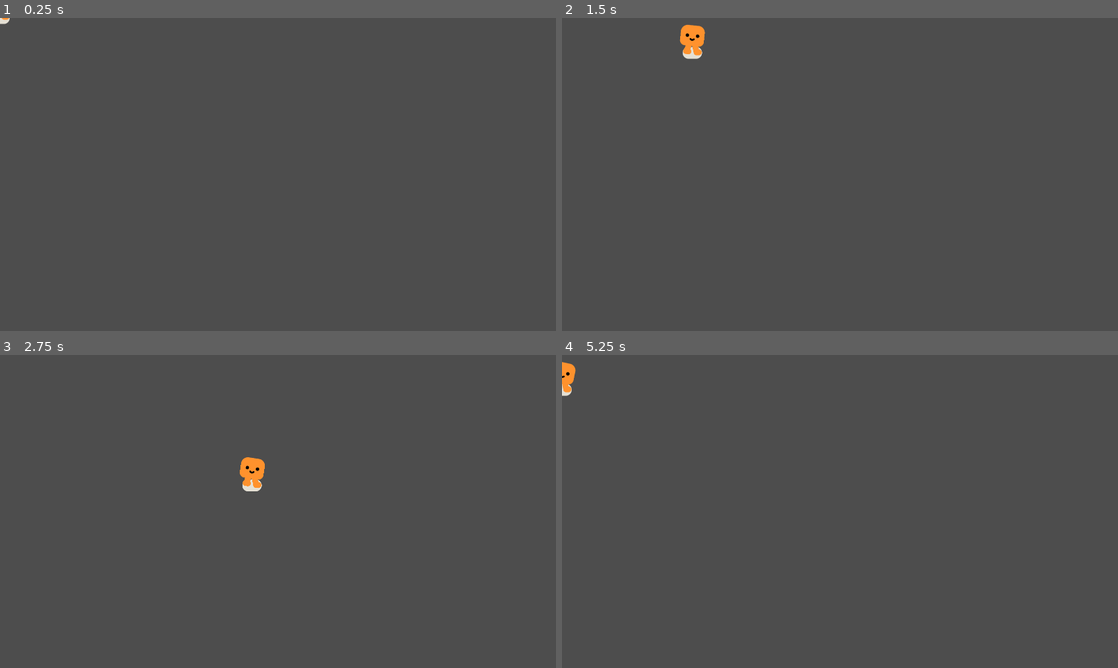
Above: before the commit, frames 1-4 (two rows, left to right).
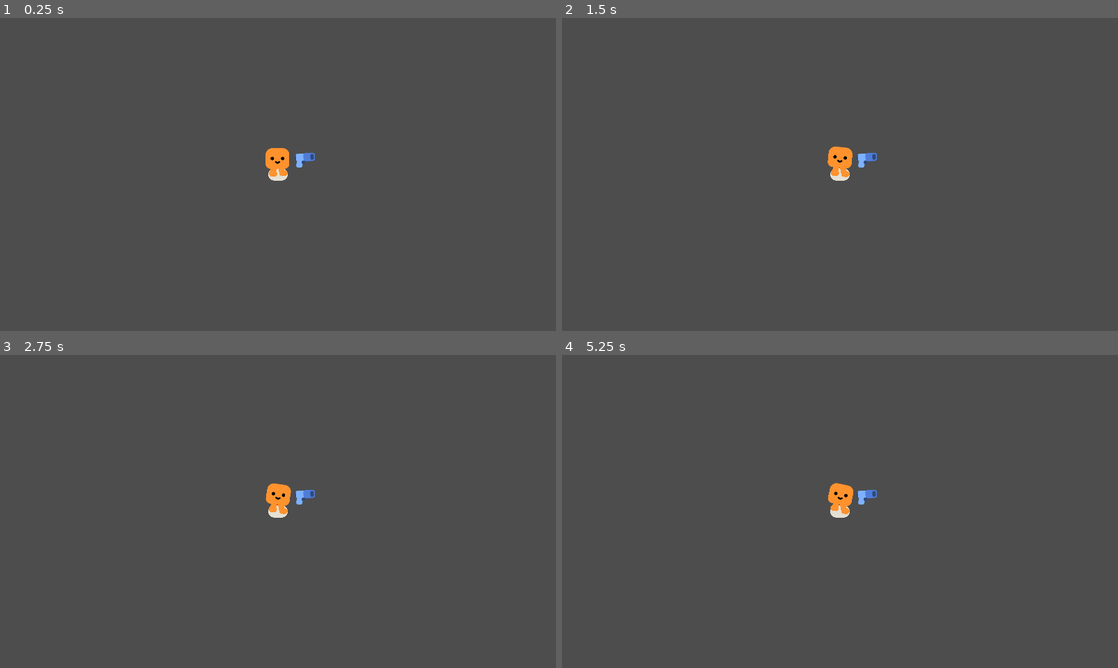
Above: after the commit, the same moments.

Repository: Snayff/godot_vampire_survivors_tutorial
Game: Godot game, scene res://player.tscn
The game is run twice, just before and just after one commit, with the same random seed, the same clock (stepped at 60 frames per second) and the same inputs. Before the commit the project has no main scene; this scene is started directly in both runs.
Inputs:
- Up to frame 1 (0.25 s): no input
- Up to frame 2 (1.5 s): tap Enter at 0.5 s; hold D (move_right) 0.53-1.28 s; hold S (move_down) from 1.28 s (still down)
- Up to frame 3 (2.75 s): release S (move_down) at 2.03 s; hold D (move_right) from 2.03 s (still down)
- Up to frame 4 (5.25 s): release D (move_right) at 2.78 s; hold W (move_up) 2.78-3.53 s; hold A (move_left) 3.53-5.03 s; hold S (move_down) from 5.03 s (still down)

The runs differ from the first frame. In frame 1, 0.5% of the frame differs, in the area x 0-57%, y 0-52%; in frame 2, 0.9%, in the area x 21-57%, y 2-52%; in frame 3, 0.9%; in frame 4, 0.7%.

Commit message:
added mob, gun, bullet
(up to 1h 30min)

Diff:
--- /dev/null
+++ b/game.tscn
@@ -0,0 +1,48 @@
+[gd_scene load_steps=4 format=3 uid="uid://d3xho3oghqoql"]
+
+[ext_resource type="PackedScene" uid="uid://jck0vju1omxg" path="res://player.tscn" id="1_implw"]
+[ext_resource type="PackedScene" uid="uid://bpg8kyo886fqy" path="res://trees/pine_tree.tscn" id="2_nklm6"]
+[ext_resource type="PackedScene" uid="uid://cml4r0b73kh8y" path="res://mob.tscn" id="3_kspym"]
+
+[node name="Game" type="Node2D"]
+y_sort_enabled = true
+
+[node name="CanvasLayer" type="CanvasLayer" parent="."]
+layer = -1
+
+[node name="ColorRect" type="ColorRect" parent="CanvasLayer"]
+offset_right = 1917.0
+offset_bottom = 1072.0
+
+[node name="Player" parent="." instance=ExtResource("1_implw")]
+position = Vector2(937, 558)
+
+[node name="PineTree" parent="." instance=ExtResource("2_nklm6")]
+position = Vector2(613, 624)
+
+[node name="PineTree2" parent="." instance=ExtResource("2_nklm6")]
+position = Vector2(988, 824)
+
+[node name="PineTree3" parent="." instance=ExtResource("2_nklm6")]
+position = Vector2(1253, 754)
+
+[node name="PineTree4" parent="." instance=ExtResource("2_nklm6")]
+position = Vector2(928, 836)
+
+[node name="PineTree5" parent="." instance=ExtResource("2_nklm6")]
+position = Vector2(996, 879)
+
+[node name="PineTree6" parent="." instance=ExtResource("2_nklm6")]
+position = Vector2(556, 574)
+
+[node name="Mob" parent="." instance=ExtResource("3_kspym")]
+position = Vector2(687, 165)
+
+[node name="Mob2" parent="." instance=ExtResource("3_kspym")]
+position = Vector2(1766, 504)
+
+[node name="Mob3" parent="." instance=ExtResource("3_kspym")]
+position = Vector2(1499, 279)
+
+[node name="Mob4" parent="." instance=ExtResource("3_kspym")]
+position = Vector2(214, 396)
--- /dev/null
+++ b/mob.gd
@@ -0,0 +1,8 @@
+extends CharacterBody2D
+
+@onready var player = get_node("/root/Game/Player")
+
+func _physics_process(delta: float) -> void:
+	var direction: Vector2 = global_position.direction_to(player.global_position)
+	velocity = direction * 300.0
+	move_and_slide()
--- /dev/null
+++ b/mob.tscn
@@ -0,0 +1,20 @@
+[gd_scene load_steps=4 format=3 uid="uid://cml4r0b73kh8y"]
+
+[ext_resource type="PackedScene" uid="uid://ogik4s70pgwl" path="res://characters/slime/slime.tscn" id="1_h5lmx"]
+[ext_resource type="Script" path="res://mob.gd" id="1_iqb53"]
+
+[sub_resource type="CircleShape2D" id="CircleShape2D_k6cyq"]
+radius = 52.0096
+
+[node name="Mob" type="CharacterBody2D"]
+collision_layer = 2
+collision_mask = 3
+platform_on_leave = 2
+platform_floor_layers = 0
+script = ExtResource("1_iqb53")
+
+[node name="Slime" parent="." instance=ExtResource("1_h5lmx")]
+
+[node name="CollisionShape2D" type="CollisionShape2D" parent="."]
+position = Vector2(0, -26)
+shape = SubResource("CircleShape2D_k6cyq")
--- /dev/null
+++ b/pistol/bullet.gd
@@ -0,0 +1,21 @@
+extends Area2D
+
+var travelled_distance: float = 0
+
+func _physics_process(delta: float) -> void:
+	const SPEED: float = 1000.0
+	const RANGE: float = 1200.0
+
+	# get current rotation and get the direction of that rotation
+	var direction: Vector2 = Vector2.RIGHT.rotated(rotation)
+	position += direction * SPEED * delta  # move forward based on rotation
+
+	travelled_distance += SPEED * delta
+	if travelled_distance > RANGE:
+		queue_free()
+
+func _on_body_entered(body: Node2D) -> void:
+	queue_free()
+
+	if body.has_method("take_damage"):
+		body.take_damage()
--- /dev/null
+++ b/pistol/bullet.tscn
@@ -0,0 +1,22 @@
+[gd_scene load_steps=4 format=3 uid="uid://ddkls6u1s3cpd"]
+
+[ext_resource type="Script" path="res://pistol/bullet.gd" id="1_06j5i"]
+[ext_resource type="Texture2D" uid="uid://dftkbqwsfd68r" path="res://pistol/projectile.png" id="1_dn3xa"]
+
+[sub_resource type="CircleShape2D" id="CircleShape2D_opj86"]
+radius = 13.0
+
+[node name="Bullet" type="Area2D"]
+collision_layer = 0
+collision_mask = 3
+script = ExtResource("1_06j5i")
+
+[node name="Projectile" type="Sprite2D" parent="."]
+position = Vector2(-12, 0)
+texture = ExtResource("1_dn3xa")
+
+[node name="CollisionShape2D" type="CollisionShape2D" parent="."]
+position = Vector2(-1, 1)
+shape = SubResource("CircleShape2D_opj86")
+
+[connection signal="body_entered" from="." to="." method="_on_body_entered"]
--- /dev/null
+++ b/pistol/gun.gd
@@ -0,0 +1,12 @@
+extends Area2D
+
+func _physics_process(delta: float) -> void:
+	var enemies_in_range: Array[Node2D] = get_overlapping_bodies()
+	if enemies_in_range.size() > 0:
+		var target_enemy: Node2D = enemies_in_range[0]
+		look_at(target_enemy.global_position)
+
+func shoot() -> void:
+	const BULLET: PackedScene = preload("res://pistol/bullet.tscn")
+	var new_bullet: Node = BULLET.instantiate()
+	new_bullet
--- /dev/null
+++ b/pistol/gun.tscn
@@ -0,0 +1,25 @@
+[gd_scene load_steps=4 format=3 uid="uid://4lhj6kblcrwg"]
+
+[ext_resource type="Script" path="res://pistol/gun.gd" id="1_g845q"]
+[ext_resource type="Texture2D" uid="uid://cswb5do8rrj7q" path="res://pistol/pistol.png" id="1_wso2c"]
+
+[sub_resource type="CircleShape2D" id="CircleShape2D_soff1"]
+radius = 624.461
+
+[node name="Gun" type="Area2D"]
+collision_layer = 0
+collision_mask = 2
+script = ExtResource("1_g845q")
+
+[node name="CollisionShape2D" type="CollisionShape2D" parent="."]
+shape = SubResource("CircleShape2D_soff1")
+
+[node name="WeaponPivot" type="Marker2D" parent="."]
+rotation = -0.0333467
+
+[node name="Pistol" type="Sprite2D" parent="WeaponPivot"]
+position = Vector2(94.9146, -25.8499)
+texture = ExtResource("1_wso2c")
+
+[node name="ShootingPoint" type="Marker2D" parent="WeaponPivot/Pistol"]
+position = Vector2(26.1085, -11.4788)
--- a/player.tscn
+++ b/player.tscn
@@ -1,7 +1,8 @@
-[gd_scene load_steps=4 format=3 uid="uid://jck0vju1omxg"]
+[gd_scene load_steps=5 format=3 uid="uid://jck0vju1omxg"]
 
 [ext_resource type="Script" path="res://player.gd" id="1_0ca0m"]
 [ext_resource type="PackedScene" uid="uid://pbmyh1qru7p" path="res://characters/happy_boo/happy_boo.tscn" id="1_t3ame"]
+[ext_resource type="PackedScene" uid="uid://4lhj6kblcrwg" path="res://pistol/gun.tscn" id="3_5iygw"]
 
 [sub_resource type="CircleShape2D" id="CircleShape2D_0325x"]
 radius = 29.0172
@@ -16,3 +17,8 @@
 
 [node name="CollisionShape2D" type="CollisionShape2D" parent="."]
 shape = SubResource("CircleShape2D_0325x")
+
+[node name="Camera2D" type="Camera2D" parent="."]
+
+[node name="Gun" parent="." instance=ExtResource("3_5iygw")]
+position = Vector2(-1, -20)
--- a/project.godot
+++ b/project.godot
@@ -75,6 +75,7 @@
 [application]
 
 config/name="Your First 2D Game With Godot 4: START (GDQuest)"
+run/main_scene="res://game.tscn"
 config/features=PackedStringArray("4.2", "Forward Plus")
 config/icon="res://icon.png"
 
--- /dev/null
+++ b/trees/pine_tree.tscn
@@ -0,0 +1,23 @@
+[gd_scene load_steps=4 format=3 uid="uid://bpg8kyo886fqy"]
+
+[ext_resource type="Texture2D" uid="uid://b7rhtttevhxtj" path="res://characters/ground_shadow.png" id="1_34gah"]
+[ext_resource type="Texture2D" uid="uid://caqfk2xng5v5u" path="res://trees/pine_tree.png" id="2_tccar"]
+
+[sub_resource type="CircleShape2D" id="CircleShape2D_m0llp"]
+radius = 17.0294
+
+[node name="PineTree" type="StaticBody2D"]
+
+[node name="GroundShadow" type="Sprite2D" parent="."]
+modulate = Color(0.573514, 0.687504, 0.771546, 1)
+position = Vector2(0, -7)
+scale = Vector2(0.961538, 0.961538)
+texture = ExtResource("1_34gah")
+
+[node name="PineTree" type="Sprite2D" parent="."]
+position = Vector2(0, -76)
+texture = ExtResource("2_tccar")
+
+[node name="CollisionShape2D" type="CollisionShape2D" parent="."]
+position = Vector2(1, -15)
+shape = SubResource("CircleShape2D_m0llp")
